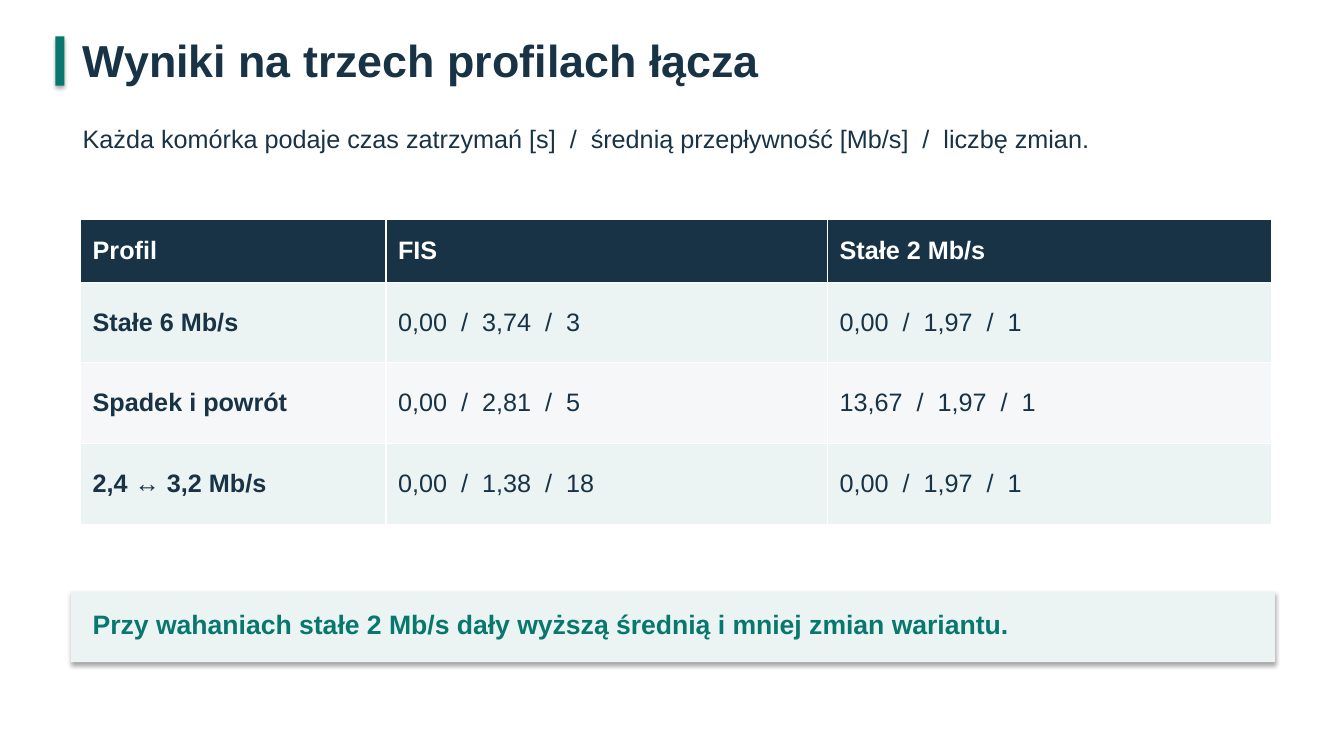
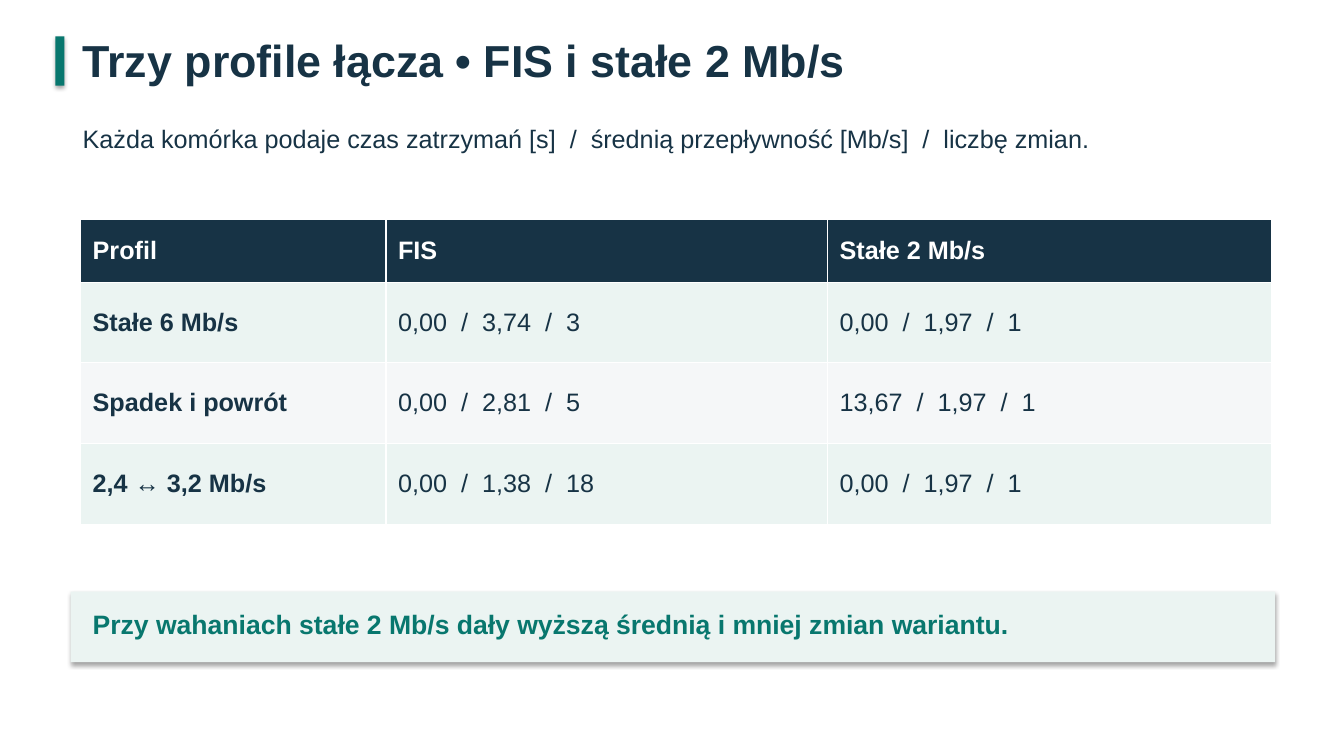
Before and after one commit to mateuszdoktor1/iwise-projekt, a slide deck: slide 11 of prezentacja.pptx (slide 10 before the commit). Drawn at 1344x756 pixels with LibreOffice and Linux fonts; fonts in the diff are those of the drawing. Boxes give left, top, right and bottom in pixels: in the first picture for what was removed or moved away, otherwise in the second. Text is boxed around its words. In the diff, an @@ line names an element or a change of style, - is before the commit and + after.

```diff
--- a/prezentacja.pptx
+++ b/prezentacja.pptx
@@ text at (83,44,845,86): text changed @@
-Wyniki na trzech profilach łącza
+Trzy profile łącza • FIS i stałe 2 Mb/s
```
Also in this commit, not shown: 3 other slides changed, 1 slide added, 9 other files.
